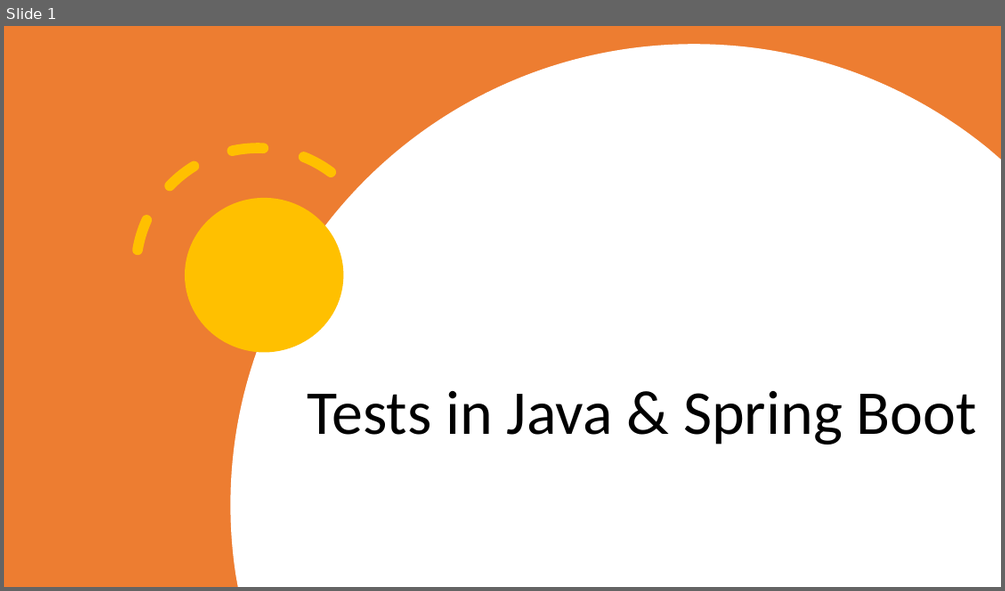
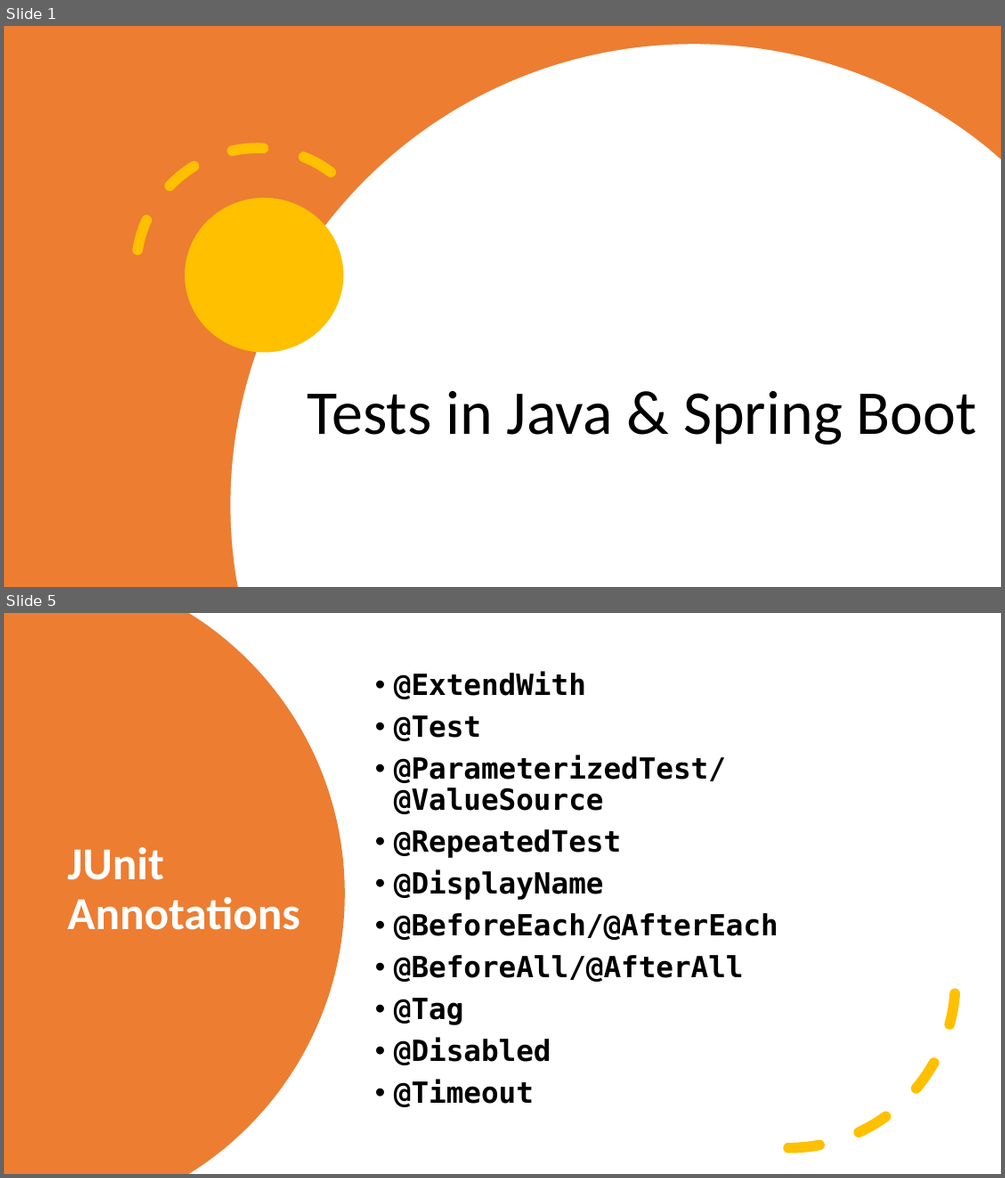
Before and after one commit to SergiuBabin/Personal_Workshops, a slide deck: Testing in Java (Spring Boot + Junit5 + Mockito)/HTTP & HTTPS.pptx. Shown one above the other, each under a label of ours: slide 1 before the commit, slides 1 and 5 after it; the slides between them are not shown. The pictures are 1005x591 and 1005x1178 pixels, drawn with LibreOffice and Linux fonts; fonts in the diff are those of the drawing. Boxes give left, top, right and bottom in pixels: in the first picture for what was removed or moved away, otherwise in the second. Text is boxed around its words. In the diff, an @@ line names an element or a change of style, - is before the commit and + after.

```diff
--- a/Testing in Java (Spring Boot + Junit5 + Mockito)/HTTP & HTTPS.pptx
+++ b/Testing in Java (Spring Boot + Junit5 + Mockito)/HTTP & HTTPS.pptx
@@ slide 5 added at [4, 613, 1001, 1174], background #FFFFFF @@
@@ freeform shape added at [4, 613, 345, 1174], fill #ED7D31 @@
@@ text added at [394, 671, 778, 1107], 28 pt, text #000000, bold @@
+• @ExtendWith
+• @Test
+• @ParameterizedTest/@ValueSource
+• @RepeatedTest
+• @DisplayName
+• @BeforeEach/@AfterEach
+• @BeforeAll/@AfterAll
+• @Tag
+• @Disabled
+• @Timeout
@@ arc (boxed as its full ellipse) added at [622, 814, 956, 1149], outline #FFC000 10 pt dashed @@
@@ title added at [67, 847, 299, 930], 44 pt, text #FFFFFF, bold @@
+JUnit Annotations
```
Also in this commit, not shown: 1 slide changed, 6 other slides added, 10 slides removed, 3 other files.
